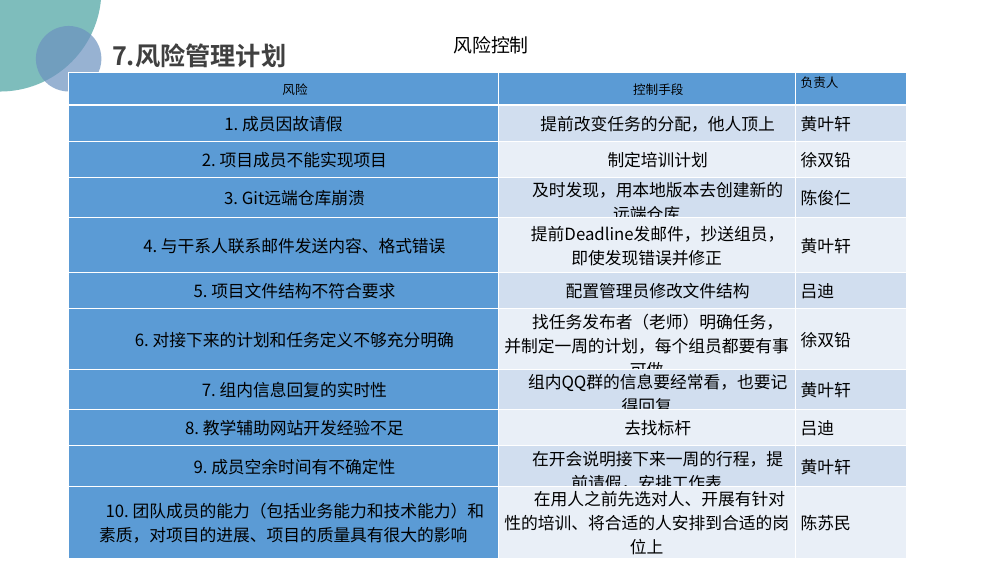
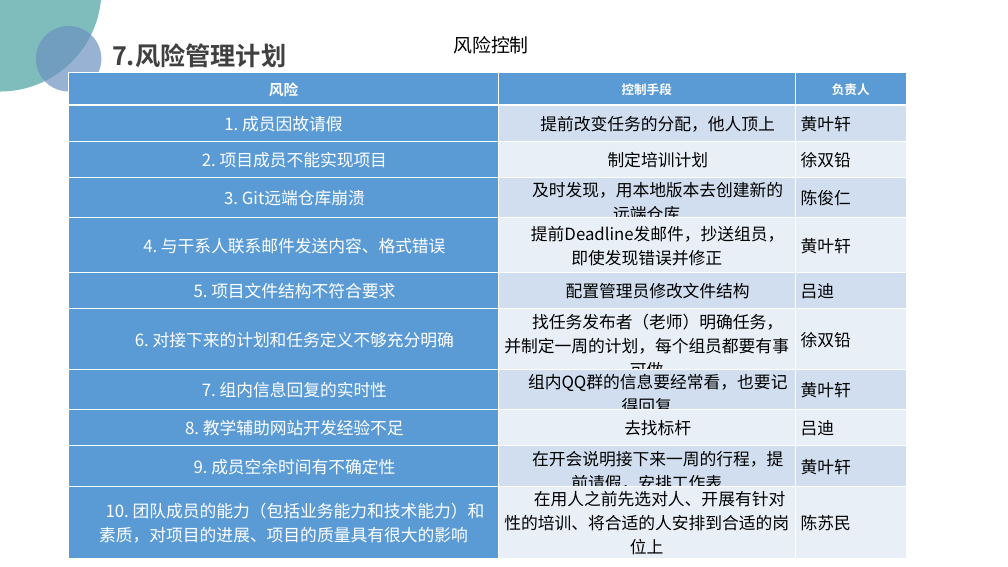
Before and after one commit to PRD2018/PRD2018-G15, a slide deck: slide 47 of 受控文档/01-需求工程项目计划/[PRD-15]需求工程项目计划.pptx (slide 49 before the commit). Drawn at 1008x567 pixels with LibreOffice and Linux fonts; fonts in the diff are those of the drawing; background and template pictures are left out. Boxes give left, top, right and bottom in pixels: in the first picture for what was removed or moved away, otherwise in the second. Text is boxed around its words. In the diff, an @@ line names an element or a change of style, - is before the commit and + after.

```diff
--- a/受控文档/01-需求工程项目计划/[PRD-15]需求工程项目计划.pptx
+++ b/受控文档/01-需求工程项目计划/[PRD-15]需求工程项目计划.pptx
@@ table at (69, 73, 906, 559) @@
@@ size 12 to 14 pt in "风险" @@
@@ text colour #000000 to #FFFFFF in "风险", "控制手段", "负责人", "1. 成员因故请假" and 9 more places @@
@@ bold on in "风险", "控制手段", "负责人" @@
@@ indent changed @@
@@ alignment left to centre @@
```
Also in this commit, not shown: 15 other slides changed, 4 slides added, 6 slides removed, 3 other files.
